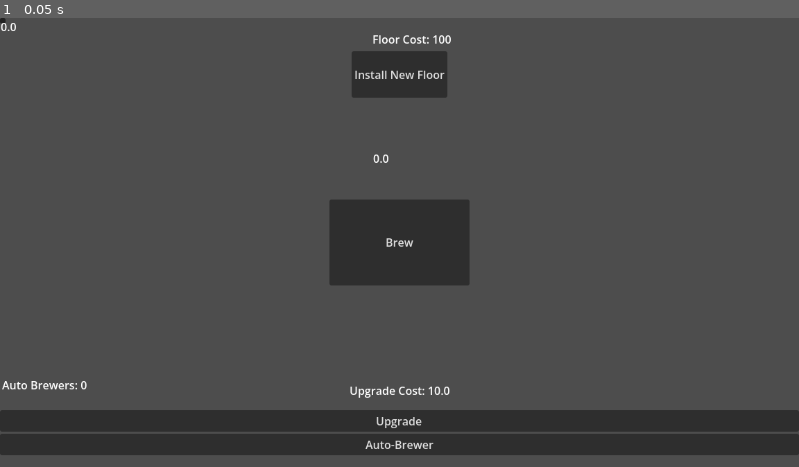
Above: before the commit, frame 1.
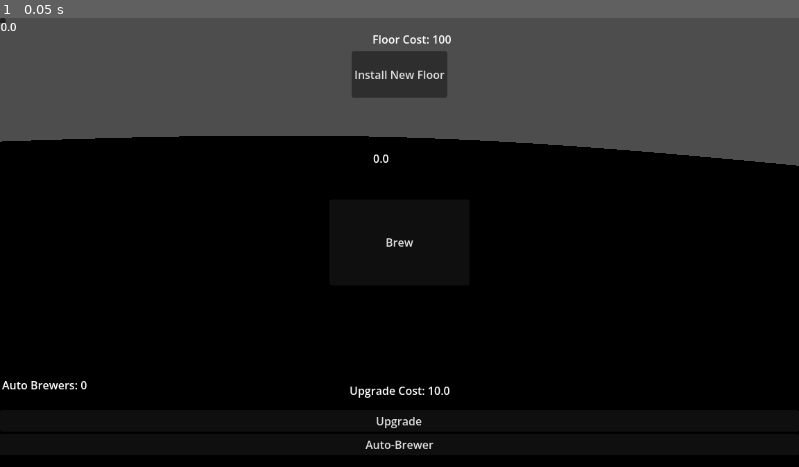
Above: after the commit, the same moment.

Repository: BIIGORANGE/Tallest-Coffee
Game: Godot game, scene res://main.tscn
Same seed, same stepped clock (60 frames per second), same inputs: the game is played once before the commit and once after it.
Inputs:
- Up to frame 1 (0.05 s): no input

The runs differ from the first frame. In frame 1, 72% of the frame differs, in the area x 0-100%, y 26-100%.

Commit message:
adding 3d placeholder elements
TODO:
Find a way to stack many floors on top of each other indefinitely and any number of times.
Perhaps instancing the object at a fixed point above the previous' origin?

Diff:
--- /dev/null
+++ b/brewing-game/3d_main.gd
@@ -0,0 +1,14 @@
+extends Node3D
+
+
+@onready var floors: StaticBody3D = $Floors
+
+var height = floors
+# Called when the node enters the scene tree for the first time.
+func _ready() -> void:
+	pass # Replace with function body.
+
+
+# Called every frame. 'delta' is the elapsed time since the previous frame.
+func _process(delta: float) -> void:
+	pass
--- a/brewing-game/main.gd
+++ b/brewing-game/ControlMain.gd
@@ -1,4 +1,4 @@
-extends Control
+extends Node
 @onready var brew: Button = $Brew
 @onready var upgrade: Button = $Upgrade
 @onready var new_floor: Button = $NewFloor
--- /dev/null
+++ b/brewing-game/floors.tscn
@@ -0,0 +1,15 @@
+[gd_scene format=3 uid="uid://cdkiobbis424n"]
+
+[sub_resource type="BoxMesh" id="BoxMesh_benuk"]
+size = Vector3(3, 1, 3)
+
+[sub_resource type="BoxShape3D" id="BoxShape3D_ffyv4"]
+size = Vector3(3, 1, 3)
+
+[node name="Floors" type="StaticBody3D" unique_id=223573259]
+
+[node name="MeshInstance3D" type="MeshInstance3D" parent="." unique_id=1649886089]
+mesh = SubResource("BoxMesh_benuk")
+
+[node name="CollisionShape3D" type="CollisionShape3D" parent="." unique_id=1780766227]
+shape = SubResource("BoxShape3D_ffyv4")
--- a/brewing-game/main.tscn
+++ b/brewing-game/main.tscn
@@ -1,18 +1,19 @@
 [gd_scene format=3 uid="uid://cc052p63gd5i6"]
 
-[ext_resource type="Script" uid="uid://c0nj0pc0q3tfi" path="res://main.gd" id="1_ig7tw"]
+[ext_resource type="Script" uid="uid://c0nj0pc0q3tfi" path="res://ControlMain.gd" id="1_ig7tw"]
+[ext_resource type="Script" uid="uid://dft8h3ay01bl1" path="res://3d_main.gd" id="2_h2yge"]
+[ext_resource type="PackedScene" uid="uid://cdkiobbis424n" path="res://floors.tscn" id="3_1bvp3"]
 
-[node name="Main" type="Control" unique_id=838311848]
-layout_mode = 3
-anchors_preset = 15
-anchor_right = 1.0
-anchor_bottom = 1.0
-grow_horizontal = 2
-grow_vertical = 2
+[sub_resource type="BoxShape3D" id="BoxShape3D_h2yge"]
+
+[sub_resource type="SphereMesh" id="SphereMesh_1bvp3"]
+radius = 800.0
+height = 1600.0
+
+[node name="ControlMain" type="Node" unique_id=1851741253]
 script = ExtResource("1_ig7tw")
 
 [node name="Brew" type="Button" parent="." unique_id=2075846504]
-layout_mode = 1
 anchors_preset = 8
 anchor_left = 0.5
 anchor_top = 0.5
@@ -27,7 +28,6 @@
 text = "Brew"
 
 [node name="Upgrade" type="Button" parent="." unique_id=2086158884]
-layout_mode = 1
 anchors_preset = 12
 anchor_top = 1.0
 anchor_right = 1.0
@@ -40,7 +40,6 @@
 "
 
 [node name="AutoBrewUpgrade" type="Button" parent="." unique_id=528973530]
-layout_mode = 1
 anchors_preset = 14
 anchor_top = 0.5
 anchor_right = 1.0
@@ -52,7 +51,6 @@
 text = "Auto-Brewer"
 
 [node name="NewFloor" type="Button" parent="." unique_id=873839409]
-layout_mode = 1
 anchors_preset = 5
 anchor_left = 0.5
 anchor_right = 0.5
@@ -64,17 +62,14 @@
 text = "Install New Floor"
 
 [node name="StrawberryUpgrade" type="Button" parent="." unique_id=1941571586]
-layout_mode = 0
 offset_right = 8.0
 offset_bottom = 8.0
 
-[node name="Button2" type="Button" parent="." unique_id=643629052]
-layout_mode = 0
+[node name="BananaUpgrade" type="Button" parent="." unique_id=643629052]
 offset_right = 8.0
 offset_bottom = 8.0
 
 [node name="UpgradeCost" type="Label" parent="." unique_id=839407247]
-layout_mode = 1
 anchors_preset = 7
 anchor_left = 0.5
 anchor_top = 1.0
@@ -89,7 +84,6 @@
 text = "Upgrade Cost: "
 
 [node name="CoffeeCounter" type="Label" parent="." unique_id=44092733]
-layout_mode = 1
 anchors_preset = 8
 anchor_left = 0.5
 anchor_top = 0.5
@@ -103,21 +97,18 @@
 grow_vertical = 2
 
 [node name="TotalCoffeeCount" type="Label" parent="." unique_id=1573962714]
-layout_mode = 0
 offset_left = 1.0
 offset_top = 1.0
 offset_right = 100.0
 offset_bottom = 56.0
 
 [node name="AutoBrewers" type="Label" parent="." unique_id=1386275607]
-layout_mode = 0
 offset_left = 3.0
 offset_top = 518.0
 offset_right = 111.0
 offset_bottom = 557.0
 
 [node name="FloorCost" type="Label" parent="." unique_id=53398053]
-layout_mode = 0
 offset_left = 537.0
 offset_top = 19.0
 offset_right = 577.0
@@ -125,6 +116,24 @@
 
 [node name="AutoBrewTimer" type="Timer" parent="." unique_id=282432889]
 
+[node name="3DMain" type="Node3D" parent="." unique_id=1813402994]
+script = ExtResource("2_h2yge")
+
+[node name="Floors" parent="3DMain" unique_id=223573259 instance=ExtResource("3_1bvp3")]
+transform = Transform3D(1, 0, 0, 0, 1, 0, 0, 0, 1, 0, 0.5, 0)
+
+[node name="Earth" type="StaticBody3D" parent="3DMain" unique_id=164753407]
+
+[node name="CollisionShape3D" type="CollisionShape3D" parent="3DMain/Earth" unique_id=1951721350]
+shape = SubResource("BoxShape3D_h2yge")
+
+[node name="MeshInstance3D" type="MeshInstance3D" parent="3DMain/Earth" unique_id=266551284]
+transform = Transform3D(1, 0, 0, 0, 1, 0, 0, 0, 1, 0, -800, 0)
+mesh = SubResource("SphereMesh_1bvp3")
+
+[node name="Camera3D" type="Camera3D" parent="3DMain" unique_id=740457511]
+transform = Transform3D(0.6021296, -0.33935905, 0.72268605, 0.027819209, 0.91353786, 0.40580082, -0.7979135, -0.22424015, 0.5595091, 4.2433834, 2.2922816, 3.0208702)
+
 [connection signal="pressed" from="Brew" to="." method="_on_brew_pressed"]
 [connection signal="pressed" from="Upgrade" to="." method="_on_upgrade_pressed"]
 [connection signal="pressed" from="AutoBrewUpgrade" to="." method="_on_auto_brew_upgrade_pressed"]
Not shown, added: brewing-game/3d_main.gd.uid
Renamed: brewing-game/main.gd.uid -> brewing-game/ControlMain.gd.uid
